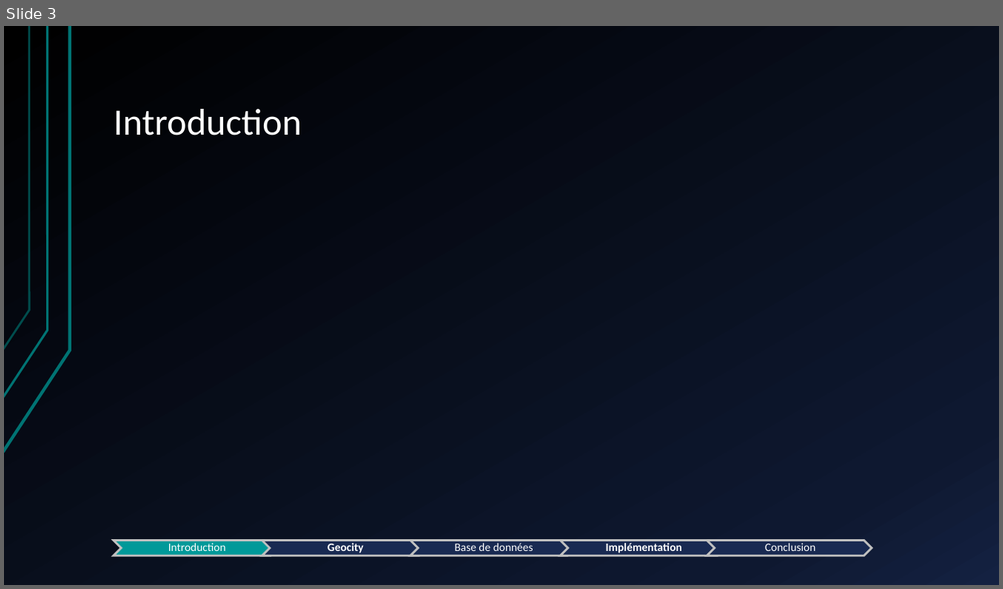
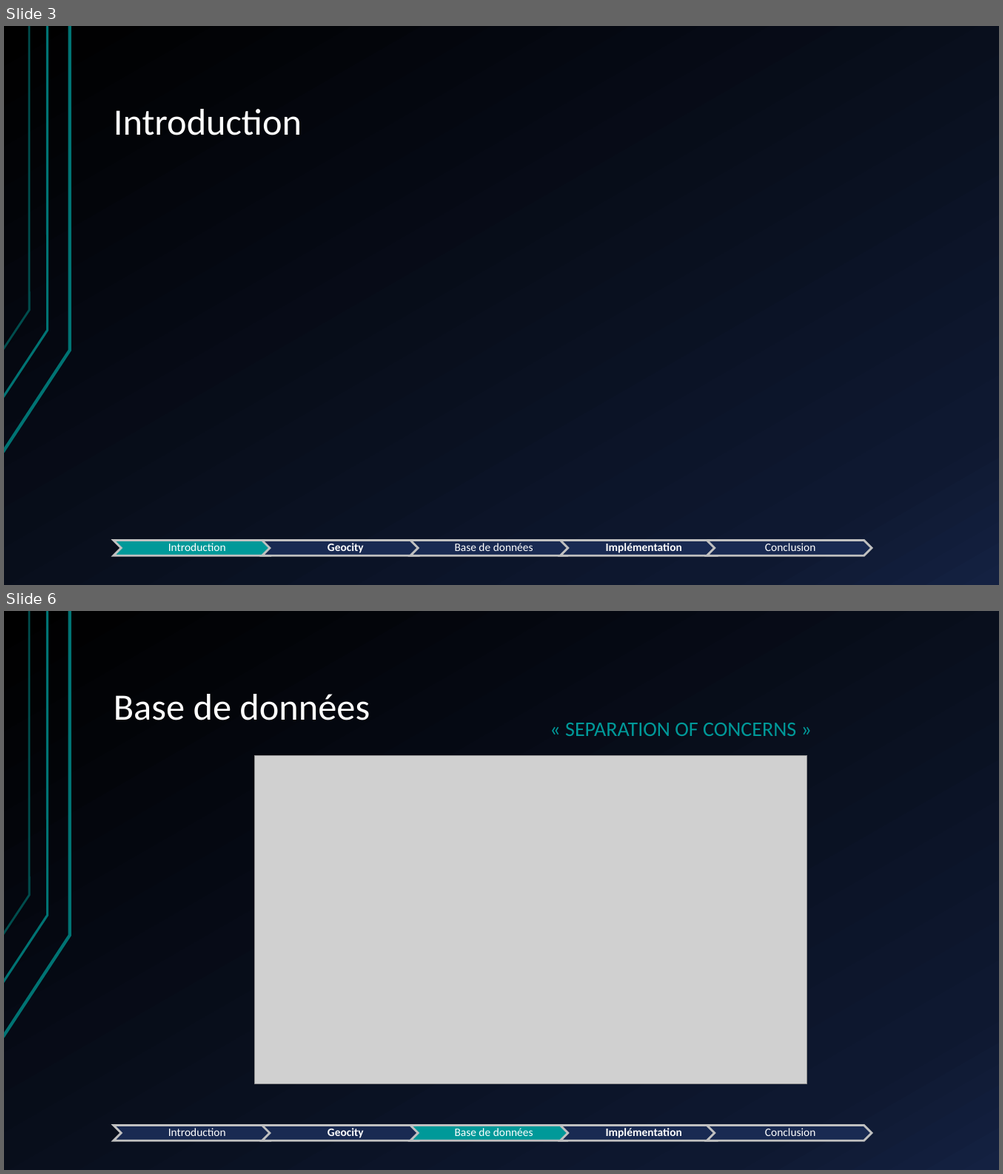
Before and after one commit to WilliamGordon/GeoCity, a slide deck: geocity.analysis/Presentation-TFE.pptx. Shown one above the other, each under a label of ours: slide 3 before the commit, slides 3 and 6 after it; the slides between them are not shown. The pictures are 1003x589 and 1003x1174 pixels, drawn with LibreOffice and Linux fonts; fonts in the diff are those of the drawing; grey boxes stand for pictures. Boxes give left, top, right and bottom in pixels: in the first picture for what was removed or moved away, otherwise in the second. Text is boxed around its words. In the diff, an @@ line names an element or a change of style, - is before the commit and + after.

```diff
--- a/geocity.analysis/Presentation-TFE.pptx
+++ b/geocity.analysis/Presentation-TFE.pptx
@@ slide 6 added at [4,611,999,1170], background gradient #000000 to #0F1931 to #142242; not listed: 3 template elements that a slide beside it also shows @@
@@ title added at [114,694,370,721], 36 pt, text #FFFFFF @@
+Base de données
@@ text added at [565,723,796,736], 20 pt, text #009999 @@
+« SEPARATION OF CONCERNS »
@@ picture added at [255,756,807,1084] @@
@@ group added at [114,1126,872,1142]: 5 chevrons, 5 texts @@
+Introduction
+Geocity
+Base de données
+Implémentation
+Conclusion
```
Also in this commit, not shown: 4 slides changed, 5 other slides added, 13 other files.
